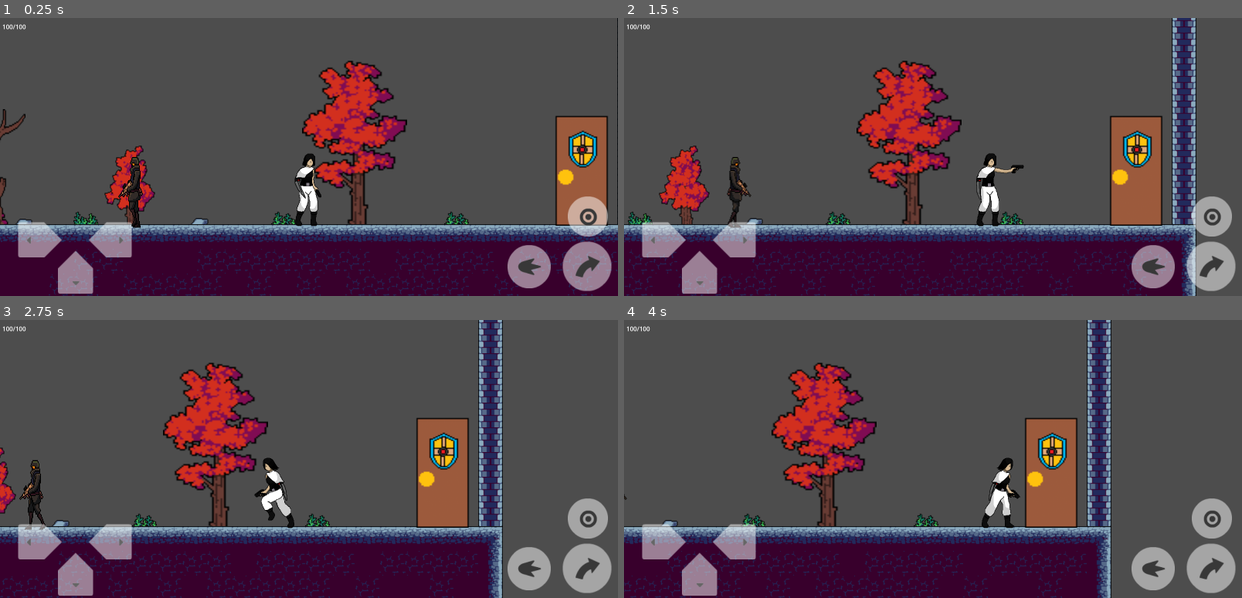
Above: before the commit, frames 1-4 (two rows, left to right).
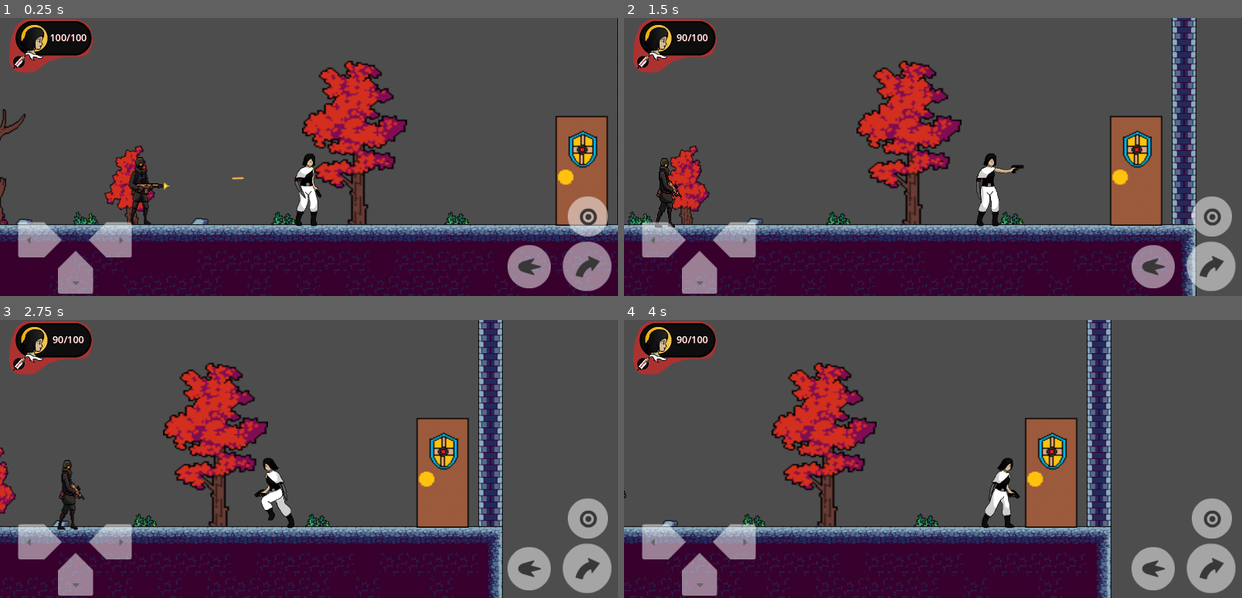
Above: after the commit, the same moments.

Repository: Corsa-Technologies/Terra1-seguro
Game: Godot game, scene res://Níveis/Nível1/Nível 1.tscn
Same seed, same stepped clock (60 frames per second), same inputs: the game is played once before the commit and once after it. This scene is started directly instead of the project's main scene.
Inputs:
- Up to frame 1 (0.25 s): no input
- Up to frame 2 (1.5 s): tap Enter (ataque) at 0.5 s; hold Enter (ataque) 0.53-1.28 s; hold Right (ui_right) from 0.53 s (still down); tap Up (ui_up) at 0.77 s; tap Backspace (tiro) at 1.35 s
- Up to frame 3 (2.75 s): tap Up (ui_up) at 1.52 s; release Right (ui_right) at 2.03 s; hold Left (ui_left) from 2.03 s (still down); hold Enter (ataque) from 2.03 s (still down)
- Up to frame 4 (4 s): release Left (ui_left) at 2.78 s; release Enter (ataque) at 2.78 s; hold Right (ui_right) from 2.78 s (still down); tap Backspace (tiro) at 2.85 s; tap Up (ui_up) at 3.02, 3.77 s; hold Enter (ataque) from 3.53 s (still down)

The runs differ from the first frame. In frame 1, 2.7% of the frame differs, in the area x 0-40%, y 0-76%; in frame 2, 2.9%; in frame 3, 3.0%, in the area x 0-15%, y 0-76%; in frame 4, 2.0%.

Commit message:
"Sprite da Barra de vida adicionadas"

Diff:
--- a/GUI/Controles/controlecanvas.tscn
+++ b/GUI/Controles/controlecanvas.tscn
@@ -13,6 +13,7 @@
 [ext_resource type="Texture2D" uid="uid://bv5mmm0gm16r" path="res://GUI/Controles/presstiro.png" id="9_jfr4v"]
 [ext_resource type="Texture2D" uid="uid://dcgi67gumry88" path="res://GUI/Controles/ataque.png" id="10_np2q5"]
 [ext_resource type="Texture2D" uid="uid://45rd7xy0kdur" path="res://GUI/Controles/pressataque.png" id="11_adolr"]
+[ext_resource type="Texture2D" uid="uid://b3upyetnj2nbw" path="res://GUI/Controles/barra de vida.png" id="14_krhtq"]
 
 [node name="ControleTouch" type="CanvasLayer"]
 script = ExtResource("1_6ks27")
@@ -73,10 +74,22 @@
 
 [node name="HealthText" type="Label" parent="Control"]
 layout_mode = 0
-offset_left = 4.0
-offset_top = -67.0
-offset_right = 246.0
-offset_bottom = 31.0
+offset_left = 48.0
+offset_top = -66.6
+offset_right = 301.0
+offset_bottom = 13.4
+theme_override_colors/font_shadow_color = Color(0.498039, 0, 0, 1)
+theme_override_font_sizes/font_size = 25
+horizontal_alignment = 1
+vertical_alignment = 1
+metadata/_edit_group_ = true
+
+[node name="BarraDeVida" type="Sprite2D" parent="Control"]
+z_index = -1
+position = Vector2(122, 0.400002)
+scale = Vector2(0.4, 0.382)
+texture = ExtResource("14_krhtq")
+metadata/_edit_group_ = true
 
 [connection signal="pressed" from="Control/Descer" to="." method="_on_descer_pressed"]
 [connection signal="released" from="Control/Descer" to="." method="_on_descer_released"]
--- a/Níveis/Nível1/inimigo_1.gd
+++ b/Níveis/Nível1/inimigo_1.gd
@@ -4,7 +4,7 @@
 @export var gravity: float = 500.0
 @export var patrol_tolerance: float = 10.0
 @export var projectile_scene: PackedScene  # Referência à cena do projétil
-@export var shoot_delay: float = 0.8  # Intervalo de disparo em segundos
+@export var shoot_delay: float = 1.0  # Intervalo de disparo em segundos
 
 var patrol_points: Array = []
 var current_patrol_index: int = 0
--- a/Níveis/Nível1/inimigo_1.tscn
+++ b/Níveis/Nível1/inimigo_1.tscn
@@ -121,7 +121,7 @@
 }],
 "loop": true,
 "name": &"shot1",
-"speed": 10.0
+"speed": 5.0
 }, {
 "frames": [{
 "duration": 1.0,
@@ -154,7 +154,7 @@
 size = Vector2(34, 63.3571)
 
 [sub_resource type="RectangleShape2D" id="RectangleShape2D_i4ghj"]
-size = Vector2(371, 78.25)
+size = Vector2(231, 59.5625)
 
 [node name="Inimigo1" type="CharacterBody2D"]
 collision_layer = 4
@@ -182,7 +182,8 @@
 collision_mask = 3
 
 [node name="CollisionShape2D" type="CollisionShape2D" parent="DetectionArea"]
-position = Vector2(1, -20.875)
+position = Vector2(0, -21)
+scale = Vector2(2, 2)
 shape = SubResource("RectangleShape2D_i4ghj")
 
 [node name="projectile" parent="." instance=ExtResource("5_lq8vd")]
Binary file added: GUI/Controles/barra de vida.png
Not shown, added: GUI/Controles/barra de vida.png.import
Not shown: 1 places in GUI/Controles/controlecanvas.tscn that only renumber resources
